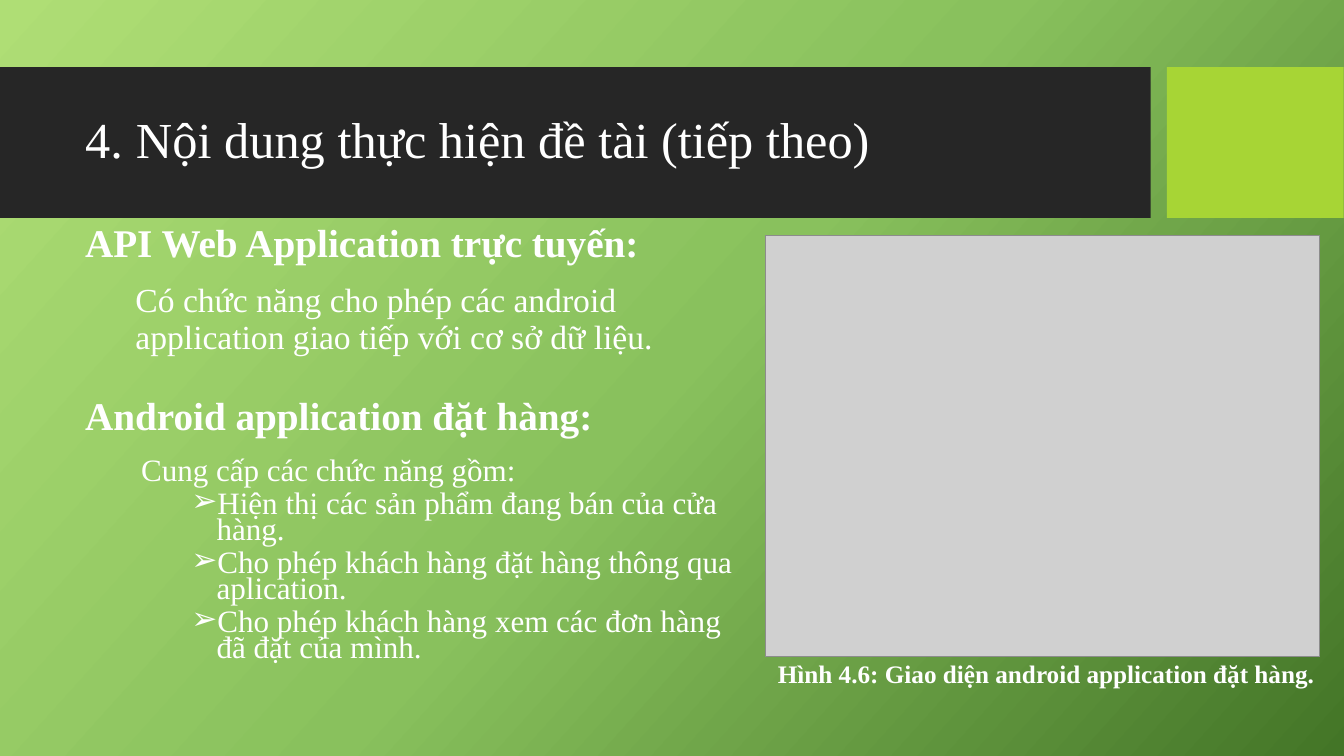
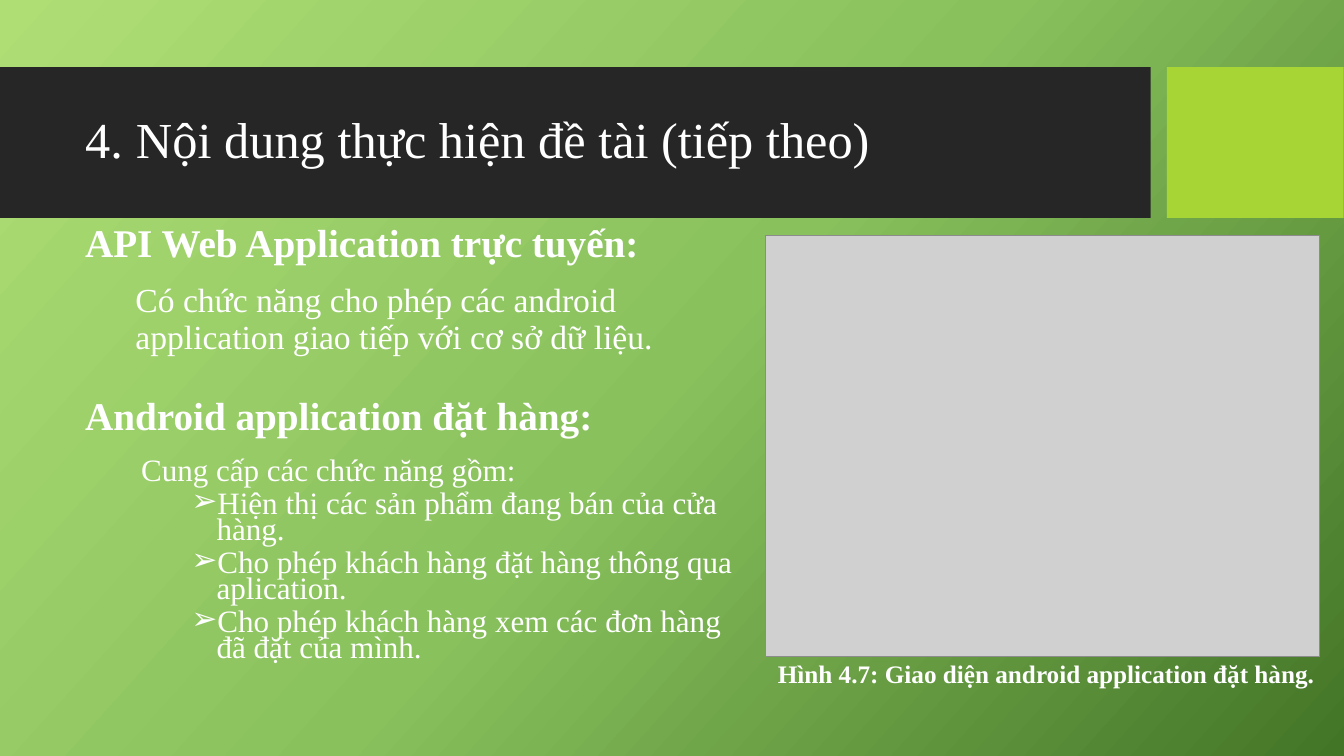
Before and after one commit to mrbadao/ordersys, a slide deck: slide 17 of 04_Documents/10520490_Khoa_Luan_Tot_Nghiep.pptx. Drawn at 1344x756 pixels with LibreOffice and Linux fonts; fonts in the diff are those of the drawing; grey boxes stand for pictures; background and template pictures are left out. Boxes give left, top, right and bottom in pixels: in the first picture for what was removed or moved away, otherwise in the second. Text is boxed around its words. In the diff, an @@ line names an element or a change of style, - is before the commit and + after.

```diff
--- a/04_Documents/10520490_Khoa_Luan_Tot_Nghiep.pptx
+++ b/04_Documents/10520490_Khoa_Luan_Tot_Nghiep.pptx
@@ text at box(778, 665, 1313, 689): text changed @@
-Hình 4.6: Giao diện android application đặt hàng.
+Hình 4.7: Giao diện android application đặt hàng.
```
Also in this commit, not shown: 2 other slides changed.
